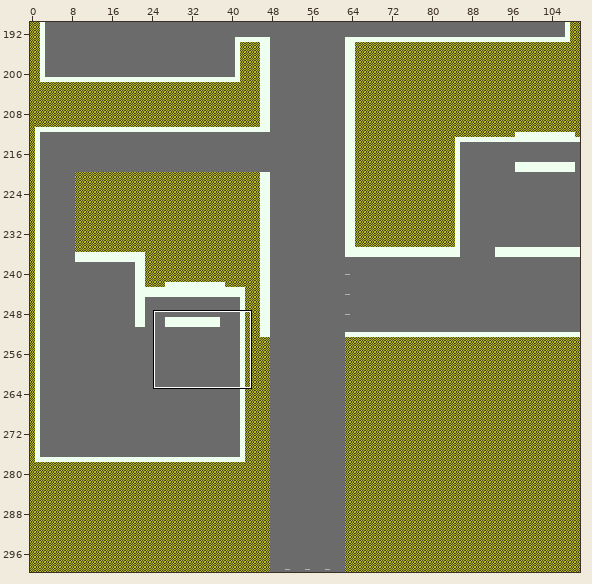
Level history. Tiled map: Assets/Graphics/Maps/Retail/RetailNew.tmx. The first picture is a wide view before the edit; the outline marks the close-up.
Close-up. First the earlier version:
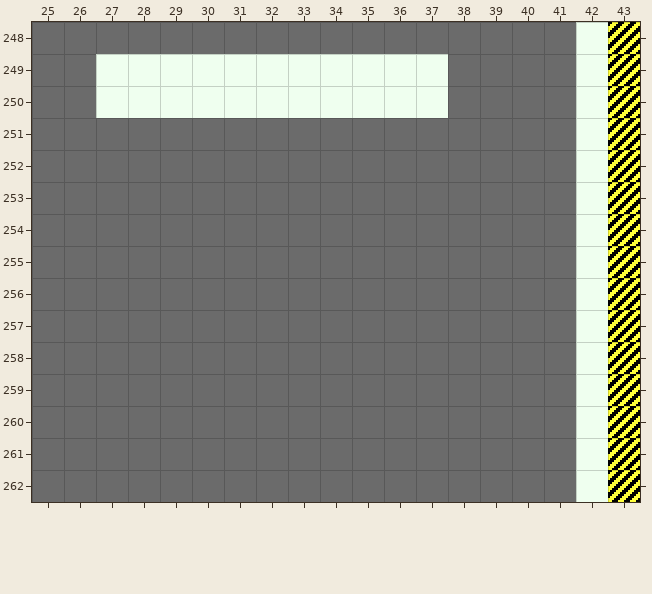
Cells are 16x16 px. Shown: x 25..43, y 248..262. The commit also changed other parts of the map, which this record leaves out.
And afterwards:
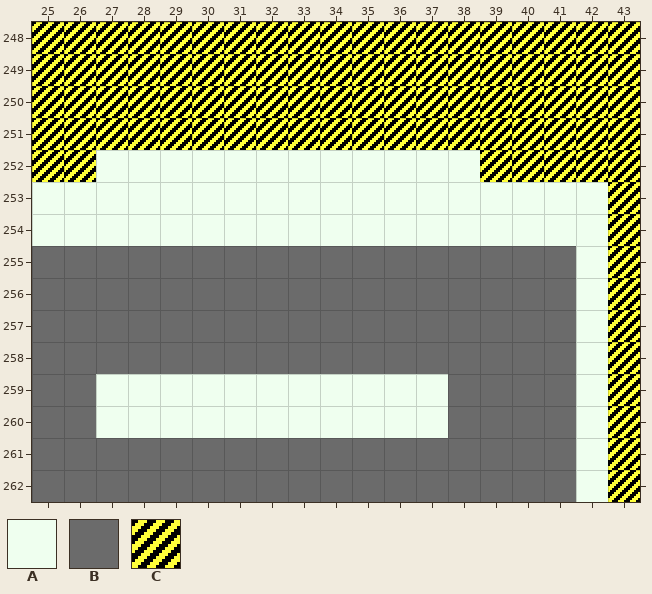
Key: from "DebugGraybox": A 0, B 2, C 4.
_ is an empty cell, . an unchanged one.
The edit:
--- layer "Graybox"
@@ x 25..42 @@
-248 BBBBBBBBBBBBBBBBBA
-249 BBAAAAAAAAAAABBBBA
-250 BBAAAAAAAAAAABBBBA
-251 BBBBBBBBBBBBBBBBBA
-252 BBBBBBBBBBBBBBBBBA
-253 BBBBBBBBBBBBBBBBB.
-254 BBBBBBBBBBBBBBBBB.
+248 CCCCCCCCCCCCCCCCCC
+249 CCCCCCCCCCCCCCCCCC
+250 CCCCCCCCCCCCCCCCCC
+251 CCCCCCCCCCCCCCCCCC
+252 CCAAAAAAAAAAAACCCC
+253 AAAAAAAAAAAAAAAAA.
+254 AAAAAAAAAAAAAAAAA.
@@ x 27..37 @@
-259 BBBBBBBBBBB
-260 BBBBBBBBBBB
+259 AAAAAAAAAAA
+260 AAAAAAAAAAA
Pixel boxes of the changes (left, top, right, bottom) in both close-ups:
changed: (32, 22, 608, 246)
changed: (96, 374, 448, 438)
